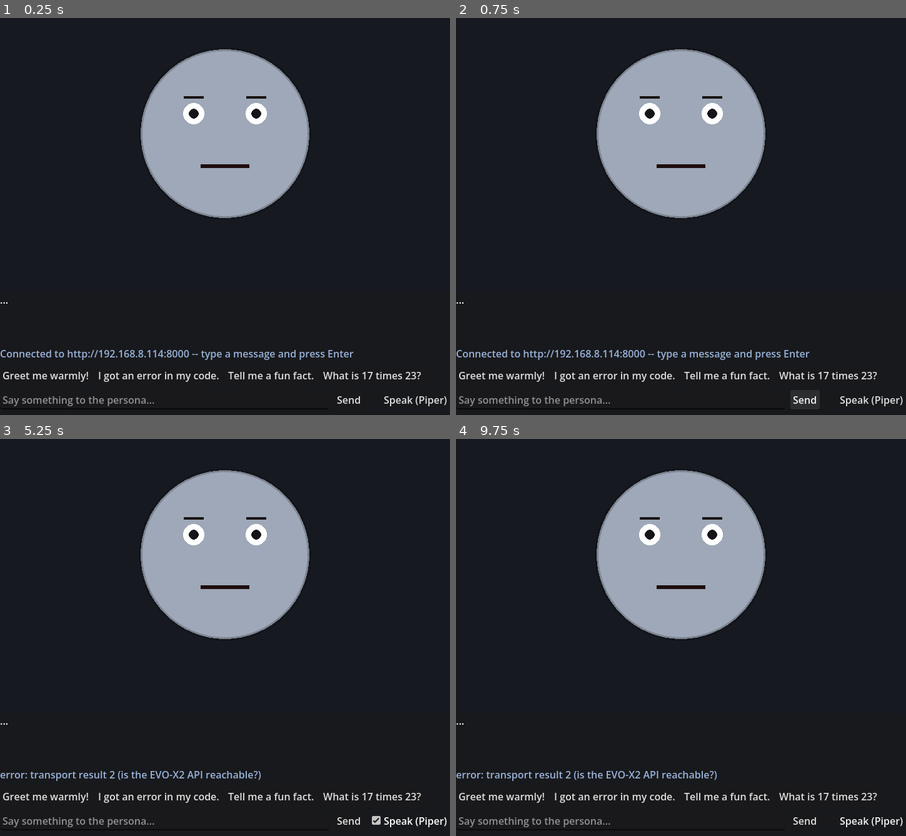
Above: before the commit, frames 1-4 (two rows, left to right).
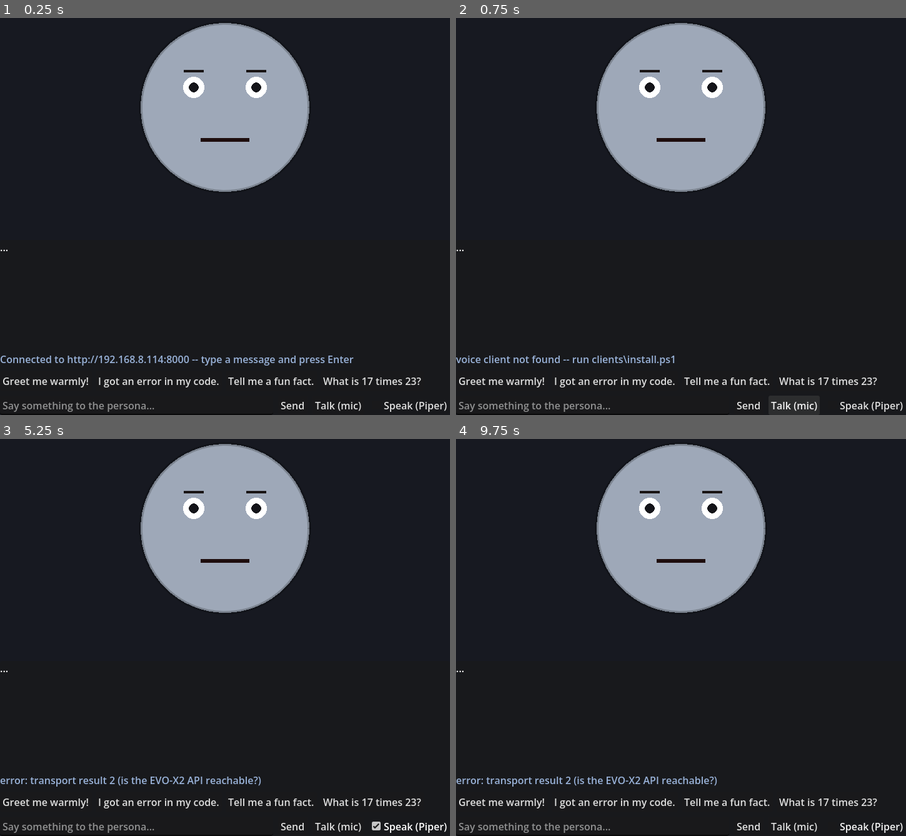
Above: after the commit, the same moments.

Repository: festro/Project_Persona
Game: Godot game, scene res://main.tscn
The game is run twice, just before and just after one commit, with the same random seed, the same clock (stepped at 60 frames per second) and the same inputs.
Inputs (mouse positions are in pixels of both pictures, inside the frame that each line leads up to):
- Up to frame 1 (0.25 s): no input
- Up to frame 2 (0.75 s): click (793, 407) at 0.5 s, where only the run after the commit has a clickable "Talk (mic)"
- Up to frame 3 (5.25 s): click "Greet me warmly!" at 1.25 s; click "I got an error in my code." at 2 s; click "Tell me a fun fact." at 2.75 s; click "What is 17 times 23?" at 3.5 s; click "Send" at 4.25 s; click "Speak (Piper)" at 5 s
- Up to frame 4 (9.75 s): click "Greet me warmly!" at 5.75 s; click "I got an error in my code." at 6.5 s; click "Tell me a fun fact." at 7.25 s; click "What is 17 times 23?" at 8 s; click "Send" at 8.75 s; click "Speak (Piper)" at 9.5 s

The runs differ from the first frame. In frame 1, 9.9% of the frame differs, in the area x 0-100%, y 1-100%; in frame 2, 9.8%; in frame 3, 9.7%; in frame 4, 9.6%.

Commit message:
Avatar voice input (Talk/listen) + auto-speak mic turns
Add voice INPUT to the Godot avatar so it can be spoken to, not just typed to.
A "Talk (mic)" button records one utterance off the main thread and transcribes
it via the local Whisper client (new persona_voice.py `record-text` verb: VAD
capture -> transcript on stdout, diagnostics to stderr), then runs the normal
chat -> animate -> speak flow.

- Voice-in -> voice-out: a mic turn always speaks the reply; the Speak (Piper)
  checkbox still governs typed turns (fixes "it listened but didn't speak").
- Layout fix: long replies pushed the input row (incl. Talk) off-screen -- the
  reply is now a scrolling RichTextLabel and the panel is taller, so controls
  stay pinned and visible.
- main.gd _voice_py() shares python/script resolution for speak + listen;
  PERSONA_AVATAR_SPEAK=1 self-demo hook.

Confirmed live (listen + speak in the avatar). Trackers updated.

Co-Authored-By: Claude Opus 4.8 <noreply@anthropic.com>

Diff:
--- a/clients/godot/scripts/main.gd
+++ b/clients/godot/scripts/main.gd
@@ -16,11 +16,14 @@
 
 var input: LineEdit
 var send_btn: Button
+var talk_btn: Button
 var speak_chk: CheckBox
-var reply_lbl: Label
+var reply_lbl: RichTextLabel
 var state_lbl: Label
-
-const PANEL_H: float = 196.0
+var _rec_thread: Thread = null
+var _voice_turn: bool = false           # set for mic-initiated turns -> always speak the reply
+
+const PANEL_H: float = 280.0
 
 
 func _ready() -> void:
@@ -54,9 +57,10 @@
 	vbox.add_theme_constant_override("separation", 8)
 	panel.add_child(vbox)
 
-	reply_lbl = Label.new()
-	reply_lbl.autowrap_mode = TextServer.AUTOWRAP_WORD_SMART
-	reply_lbl.custom_minimum_size = Vector2(0, 78)
+	reply_lbl = RichTextLabel.new()
+	reply_lbl.bbcode_enabled = false
+	reply_lbl.scroll_active = true                      # long replies scroll, not push controls off-screen
+	reply_lbl.size_flags_vertical = Control.SIZE_EXPAND_FILL
 	reply_lbl.text = "..."
 	vbox.add_child(reply_lbl)
 
@@ -90,6 +94,12 @@
 	send_btn.pressed.connect(_on_send_pressed)
 	row.add_child(send_btn)
 
+	talk_btn = Button.new()
+	talk_btn.text = "Talk (mic)"
+	talk_btn.tooltip_text = "Speak one message; a pause ends your turn (Whisper STT)"
+	talk_btn.pressed.connect(_on_talk_pressed)
+	row.add_child(talk_btn)
+
 	speak_chk = CheckBox.new()
 	speak_chk.text = "Speak (Piper)"
 	speak_chk.tooltip_text = "Also synthesize the reply aloud via the local voice client"
@@ -130,12 +140,15 @@
 	avatar.apply_state(state)
 	var secs: float = _speak_seconds(text)
 	avatar.speak_for(secs)
-	if speak_chk.button_pressed:
+	# Voice-in -> voice-out: a mic turn always speaks; typed turns speak only if Speak is ticked.
+	if speak_chk.button_pressed or _voice_turn:
 		_speak_aloud(text)
+	_voice_turn = false
 
 
 func _on_failed(message: String) -> void:
 	send_btn.disabled = false
+	_voice_turn = false
 	_set_status("error: " + message)
 
 
@@ -148,6 +161,9 @@
 ## the viewport -> quit. Capture happens mid-animation so the saved frame shows the
 ## emotion color + an open (speaking) mouth.
 func _run_demo() -> void:
+	var speak: bool = OS.get_environment("PERSONA_AVATAR_SPEAK") == "1"
+	if speak:
+		speak_chk.button_pressed = true  # _on_reply will then fire _speak_aloud()
 	await get_tree().create_timer(0.8).timeout
 	_send("Greet me warmly and tell me you are excited to meet me!")
 	await client.reply  # (text, state, cid) -- _on_reply also runs and animates
@@ -159,7 +175,9 @@
 		path = ProjectSettings.globalize_path("user://avatar_demo.png")
 	var err: int = img.save_png(path)
 	print("[demo] screenshot %s -> %s" % ["OK" if err == OK else "ERR %d" % err, path])
-	await get_tree().create_timer(0.4).timeout
+	# When speaking, hold the window open so the detached Piper process has time to
+	# synthesize + start playing (it survives quit, but this lets the audio begin).
+	await get_tree().create_timer(6.0 if speak else 0.4).timeout
 	get_tree().quit()
 
 
@@ -168,16 +186,65 @@
 	return clampf(float(words) * 0.34 + 0.6, 0.8, 14.0)
 
 
-## Optional: fire the local Piper voice client to speak the reply aloud. Best-effort
-## and non-blocking; the mouth animation above runs on the word-count estimate, so a
-## visual demo works even without audio. Phase 5's tts_speaking will tighten this.
-func _speak_aloud(text: String) -> void:
+## Resolve [python_exe, persona_voice.py] for the local voice client, or [] if missing.
+func _voice_py() -> Array:
 	var base: String = ProjectSettings.globalize_path("res://")  # .../clients/godot/
 	var py: String = base.path_join("../../portable/python/python.exe").simplify_path()
 	var script: String = base.path_join("../voice/persona_voice.py").simplify_path()
 	if not FileAccess.file_exists(py):
 		py = "python"  # fall back to PATH
 	if not FileAccess.file_exists(script):
-		_set_status("voice client not found at " + script)
-		return
-	OS.create_process(py, [script, "say", text])
+		return []
+	return [py, script]
+
+
+## Optional: fire the local Piper voice client to speak the reply aloud. Best-effort,
+## non-blocking; the mouth animation runs on the word-count estimate, so a visual demo
+## works even without audio. Phase 5's tts_speaking will tighten this.
+func _speak_aloud(text: String) -> void:
+	var v: Array = _voice_py()
+	if v.is_empty():
+		_set_status("voice client not found")
+		return
+	OS.create_process(v[0], [v[1], "say", text])
+
+
+## Voice INPUT: record one spoken utterance off the main thread (so the UI stays
+## responsive), transcribe it with the local Whisper client, then send it like a typed
+## message -- the avatar animates from STATE and (if Speak is ticked) replies aloud.
+func _on_talk_pressed() -> void:
+	if client.busy or (_rec_thread != null and _rec_thread.is_alive()):
+		return
+	if _voice_py().is_empty():
+		_set_status("voice client not found -- run clients\\install.ps1")
+		return
+	talk_btn.disabled = true
+	send_btn.disabled = true
+	_set_status("listening... speak now, then pause")
+	_rec_thread = Thread.new()
+	_rec_thread.start(_talk_worker)
+
+
+func _talk_worker() -> void:
+	var text: String = ""
+	var v: Array = _voice_py()
+	if not v.is_empty():
+		var out: Array = []
+		# record-text: VAD-records one utterance and prints ONLY the transcript to stdout
+		OS.execute(v[0], [v[1], "record-text", "--seconds", "15"], out, false)
+		if out.size() > 0:
+			text = String(out[0]).strip_edges()
+	call_deferred("_on_transcript", text)
+
+
+func _on_transcript(text: String) -> void:
+	if _rec_thread != null:
+		_rec_thread.wait_to_finish()
+		_rec_thread = null
+	talk_btn.disabled = false
+	send_btn.disabled = false
+	if text == "":
+		_set_status("(no speech heard -- click Talk and try again)")
+		return
+	_voice_turn = true        # spoke to it -> speak the reply back
+	_send(text)
Not shown, changed: changelog.md
Not shown, changed: clients/README.md
Not shown, changed: clients/voice/persona_voice.py
Not shown, changed: roadmap.md
Not shown, changed: todo.md
